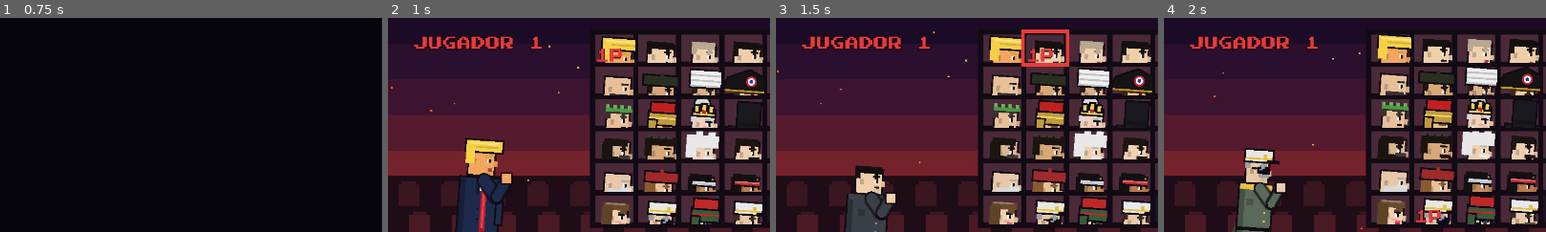
Above: before the commit, frames 1-4 (left to right).
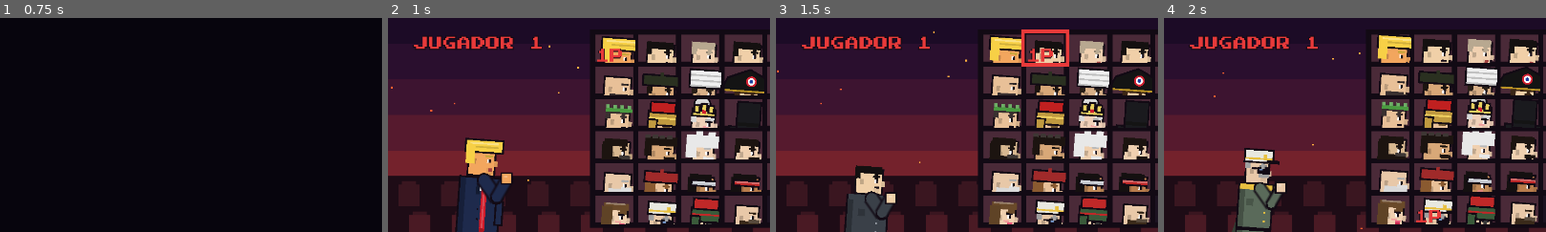
Above: after the commit, the same moments.

Repository: estaban2905/Historical-Kombat-online
Game: Godot game, scene res://scenes/Login.tscn
Two runs of this game, one before a commit and one after it. Both use one fixed random seed, a clock stepped at 60 frames per second and the inputs below.
Inputs (mouse positions are % of the whole screen's width and height, from its top left):
- Up to frame 1 (0.75 s): click "ARCADE (VS CPU)" at 0.5 s
- Up to frame 2 (1 s): no input
- Up to frame 3 (1.5 s): tap Enter at 1.25 s; move the mouse to (72, 45) at 1.27 s; hold D (p1_right) from 1.28 s (still down); tap Space (p1_block) at 1.35 s; click (72, 45) at 1.42 s
- Up to frame 4 (2 s): keep holding D (p1_right); tap W (p1_jump) at 1.52 s
The pictures show only the part of the screen within x 3-53%, y 11-61%; the shares and areas given below are measured in that part.

Frame 1 is identical in both runs. In frame 2, 0.7% of the frame differs, in the area x 90-98%, y 85-97%; in frame 3, 0.7%; in frame 4, 0.8%, in the area x 90-98%, y 83-97%.

Commit message:
fix: Arturo Prat calvo y sin gorra

Diff:
--- a/fighters/arturo_prat/arturo_prat.tres
+++ b/fighters/arturo_prat/arturo_prat.tres
@@ -263,8 +263,8 @@
 pants_color = Color(0.101961, 0.164706, 0.352941, 1)
 boots_color = Color(0.0784314, 0.0627451, 0.0627451, 1)
 hat_color = Color(0.909804, 0.909804, 0.941176, 1)
-hair_style = &"short"
-hat_style = &"cap"
+hair_style = &"bald"
+hat_style = &"none"
 beard_style = &"full"
 chest_style = &"uniform"
 has_epaulettes = false
